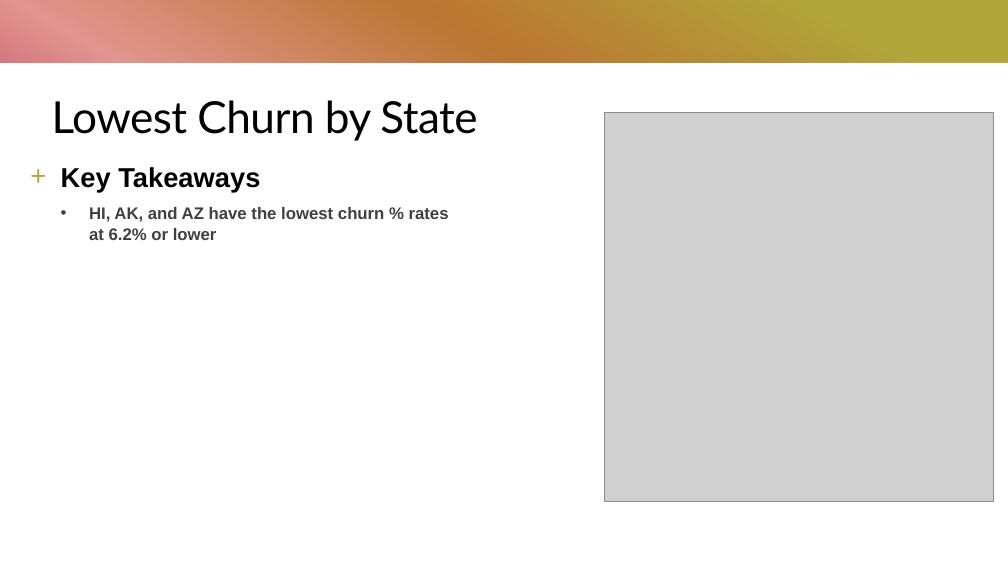
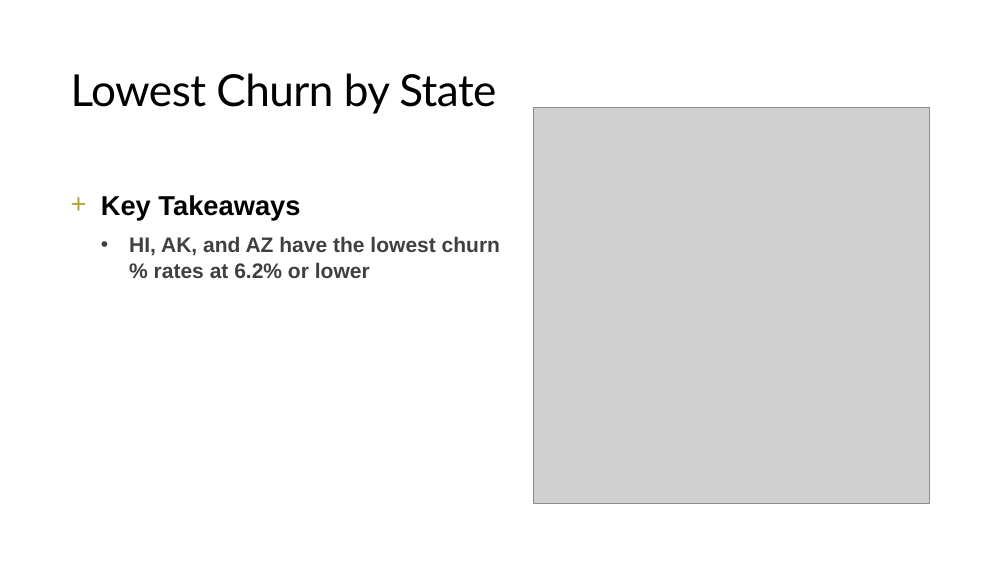
Before and after one commit to alecs1523/telecom_customer_churn, a slide deck: slide 7 of customer_churn_anlaysis.pptx. Drawn at 1008x567 pixels with LibreOffice and Linux fonts; fonts in the diff are those of the drawing; grey boxes stand for pictures. Boxes give left, top, right and bottom in pixels: in the first picture for what was removed or moved away, otherwise in the second. Text is boxed around its words. In the diff, an @@ line names an element or a change of style, - is before the commit and + after.

```diff
--- a/customer_churn_anlaysis.pptx
+++ b/customer_churn_anlaysis.pptx
@@ rectangle removed at bbox=[0, 0, 1008, 567] @@
@@ rectangle removed at bbox=[0, 63, 1008, 567] @@
@@ title "Lowest Churn by State": place and size @@
-title "Lowest Churn by State" at bbox=[52, 100, 477, 141]
+title "Lowest Churn by State" at bbox=[71, 73, 496, 114]
@@ picture: place and size @@
-picture at bbox=[604, 112, 994, 501]
+picture at bbox=[534, 107, 930, 504]
@@ text "Key Takeaways": place and size @@
-text "Key Takeaways" at bbox=[61, 167, 449, 240]
+text "Key Takeaways" at bbox=[101, 195, 500, 278]
@@ text at bbox=[129, 236, 500, 278]: size 16 to 20 pt in "HI, AK, and AZ have the lowest ..." @@
```
Also in this commit, not shown: 3 other slides changed, 3 slides added, 1 other file.
